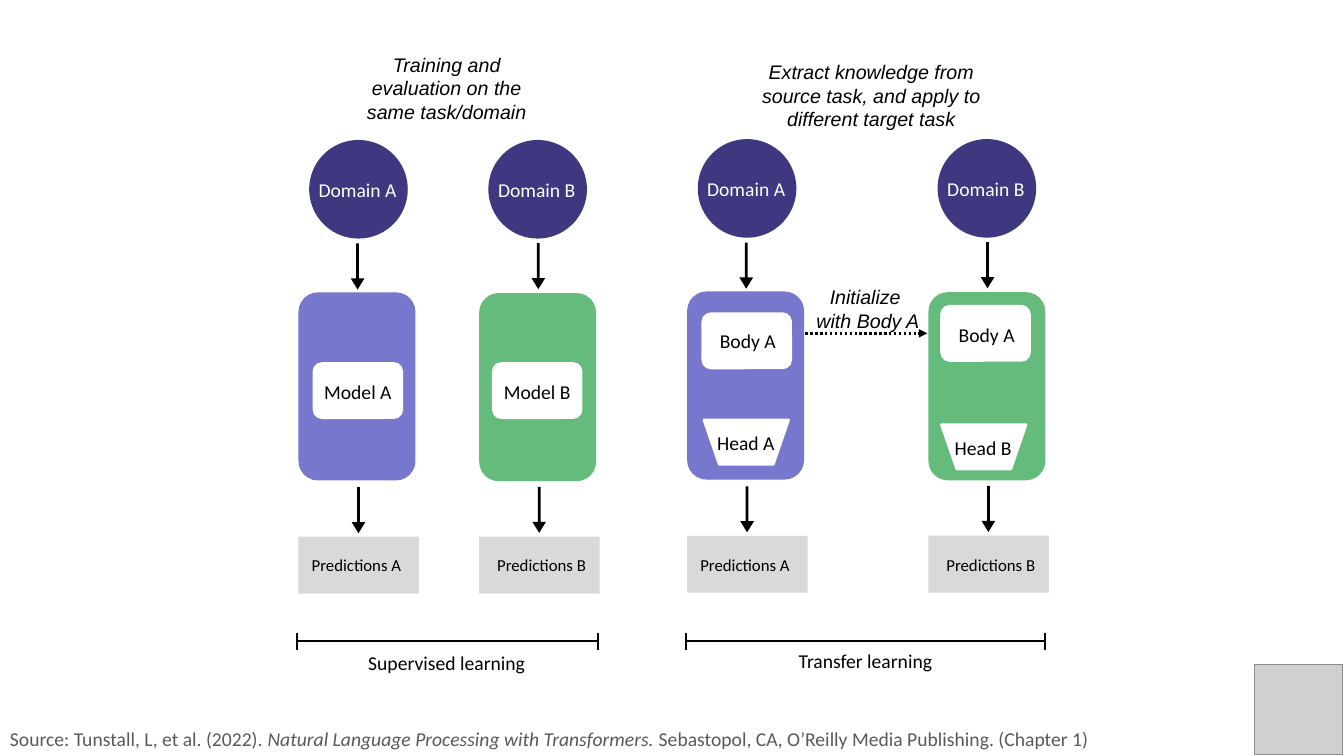
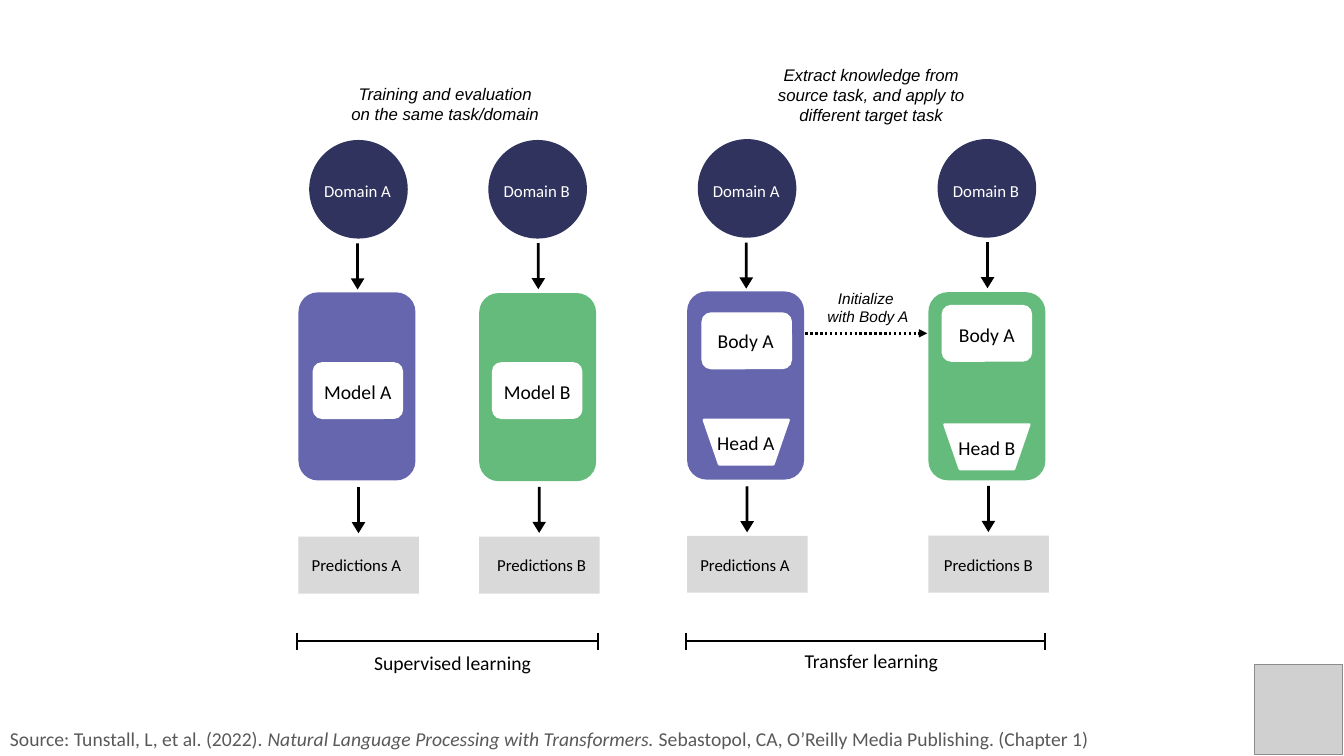
Before and after one commit to PracticumAI/transfer, a slide deck: slide 3 of presentations/02_transfer_learn.pptx. Drawn at 1344x756 pixels with LibreOffice and Linux fonts; fonts in the diff are those of the drawing; grey boxes stand for pictures. Boxes give left, top, right and bottom in pixels: in the first picture for what was removed or moved away, otherwise in the second. Text is boxed around its words. In the diff, an @@ line names an element or a change of style, - is before the commit and + after.

Commit message:
Update transfer_learn.pptx to new color palette.

```diff
--- a/presentations/02_transfer_learn.pptx
+++ b/presentations/02_transfer_learn.pptx
@@ size 14 to 12 pt in 6 elements at <box>324,185,391,197</box>, <box>504,185,570,197</box>, <box>713,185,780,197</box>, <box>953,185,1019,197</box>, <box>778,69,964,125</box>, <box>351,88,538,120</box> @@
@@ text "Training and evaluation on the ...": place and size @@
-text "Training and evaluation on the ..." at <box>367,57,526,120</box>
+text "Training and evaluation on the ..." at <box>351,88,538,120</box>
@@ fill #3D3880 to #30335D in 4 elements at <box>310,140,408,239</box>, <box>489,140,588,239</box>, <box>698,139,797,238</box>, <box>938,139,1036,238</box> @@
@@ rounded rectangle at <box>298,292,415,481</box>: fill #6D6CCA at 92% opacity to #5A5AA8 at 92% opacity @@
@@ rounded rectangle at <box>688,291,805,480</box>: fill #6D6CCA at 92% opacity to #5A5AA8 at 92% opacity @@
@@ text "Initialize" at <box>827,293,908,326</box>: size 14 to 11 pt @@
@@ text "Head B": place and size @@
-text "Head B" at <box>955,441,1012,455</box>
+text "Head B" at <box>958,441,1016,455</box>
@@ text "Supervised learning": place and size @@
-text "Supervised learning" at <box>368,656,525,674</box>
+text "Supervised learning" at <box>374,656,531,674</box>
@@ text "Transfer learning": place and size @@
-text "Transfer learning" at <box>799,654,932,672</box>
+text "Transfer learning" at <box>805,654,938,672</box>
```
Also in this commit, not shown: 11 other slides changed, 2 slides added.
